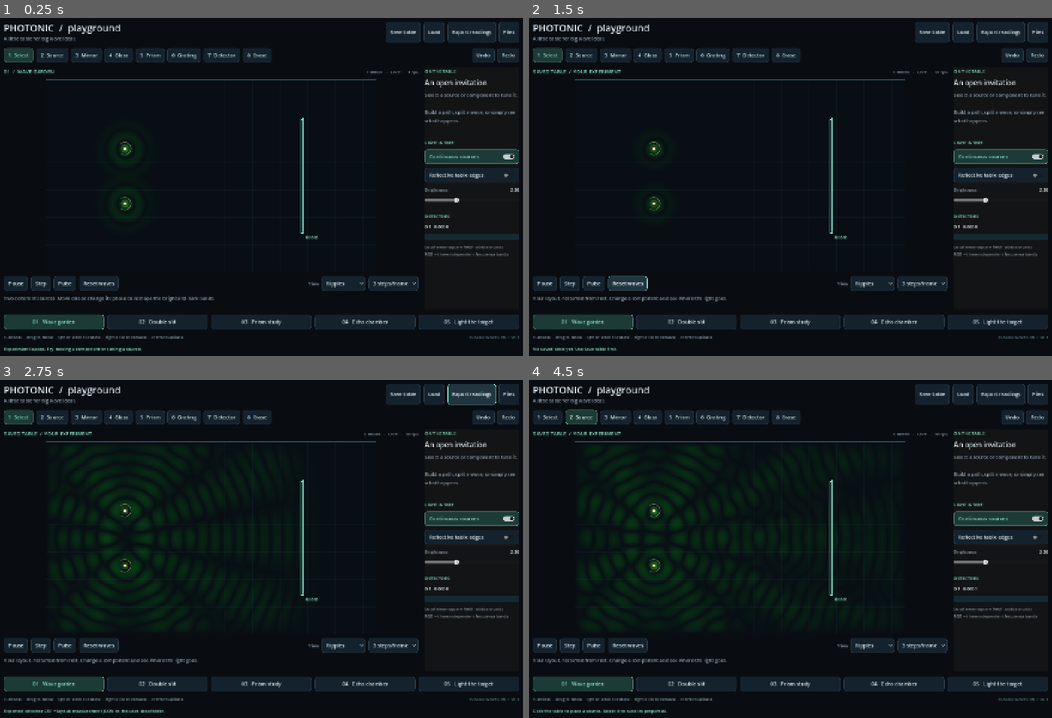
Above: before the commit, frames 1-4 (two rows, left to right).
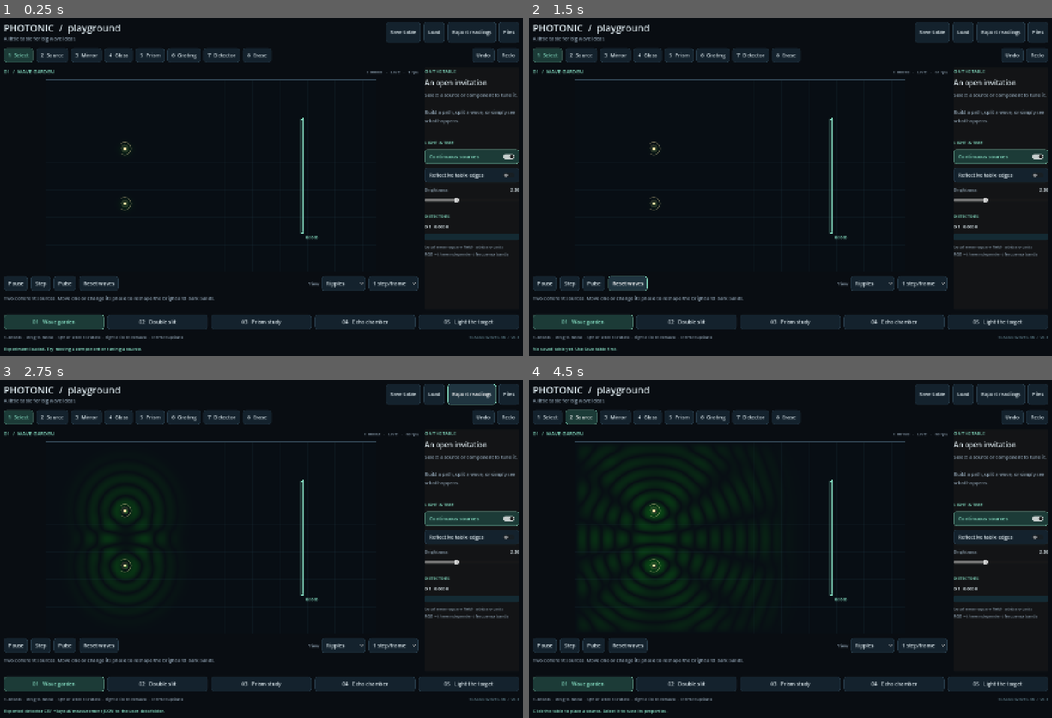
Above: after the commit, the same moments.

Repository: PedalCore/Photonic-Playground
Game: Godot game, scene res://scenes/main.tscn
Two runs of this game, one before a commit and one after it. Both use one fixed random seed, a clock stepped at 60 frames per second and the inputs below.
Inputs:
- Up to frame 1 (0.25 s): no input
- Up to frame 2 (1.5 s): click "Load" at 0.5 s; click "Reset waves" at 1.25 s
- Up to frame 3 (2.75 s): click "Export readings" at 2 s
- Up to frame 4 (4.5 s): click "Files" at 2.75 s; click "1 Select" at 3.5 s; click "2 Source" at 4.25 s

The runs differ from the first frame. In frame 1, 0.1% of the frame differs, in the area x 23-79%, y 15-80%; in frame 2, 0.5%; in frame 3, 0.4%; in frame 4, 1.2%, in the area x 0-86%, y 15-84%.

Commit message:
Polish playback defaults and persistence after native validation

Diff:
--- a/scripts/main.gd
+++ b/scripts/main.gd
@@ -180,7 +180,7 @@
 	var speed_menu := OptionButton.new()
 	for item in ["1 step/frame", "3 steps/frame", "6 steps/frame"]:
 		speed_menu.add_item(item)
-	speed_menu.select(1)
+	speed_menu.select(0)
 	speed_menu.item_selected.connect(func(i: int): table.speed = [1, 3, 6][i])
 	transport.add_child(speed_menu)
 	guide_label = label(Library.NOTES[0], 13, MUTED)
@@ -370,7 +370,8 @@
 	table.save_layout()
 
 func table_load() -> void:
-	table.load_layout()
+	if not table.load_layout():
+		return
 	emission_button.set_pressed_no_signal(table.solver.emitting)
 	title_label.text = "SAVED TABLE  /  YOUR EXPERIMENT"
 	guide_label.text = "Your layout, restarted from rest. Change a component and see where the light goes."
@@ -448,7 +449,7 @@
 	table.save_layout()
 	var saved: Dictionary = table.snapshot()
 	table.components.clear()
-	table.load_layout()
+	assert(table.load_layout())
 	assert(table.components.size() == saved.components.size())
 	assert(Table.validate_snapshot(table.snapshot()).is_empty())
 	table.export_measurements()
--- a/scripts/optical_table.gd
+++ b/scripts/optical_table.gd
@@ -15,7 +15,7 @@
 var selected: int = -1
 var tool: String = "select"
 var running: bool = true
-var speed: int = 3
+var speed: int = 1
 var exposure: float = 2.3
 var view_mode: int = 0
 var preset: int = 0
@@ -310,8 +310,6 @@
 	solver.reset()
 	traces.clear()
 	last_sample = 0
-	if not solver.emitting:
-		solver.pulse()
 	update_textures()
 
 func snapshot() -> Dictionary:
@@ -354,19 +352,19 @@
 	dirty = false
 	notice.emit("Saved optical_table.json in your Godot user-data folder.")
 
-func load_layout() -> void:
+func load_layout() -> bool:
 	if not FileAccess.file_exists("user://optical_table.json"):
 		notice.emit("No saved table yet. Use Save table first.")
-		return
+		return false
 	var file := FileAccess.open("user://optical_table.json", FileAccess.READ)
 	if file == null or file.get_length() > 262144:
 		notice.emit("Could not read layout, or file exceeds 256 KB.")
-		return
+		return false
 	var data: Variant = JSON.parse_string(file.get_as_text())
 	var error := validate_snapshot(data)
 	if not error.is_empty():
 		notice.emit(error)
-		return
+		return false
 	remember()
 	components = data.components.duplicate(true)
 	for c in components:
@@ -377,8 +375,10 @@
 	solver.pulsing = false
 	selected = -1
 	apply_layout(true)
+	dirty = false
 	selection_changed.emit()
 	notice.emit("Table loaded. Waves restarted from rest.")
+	return true
 
 func export_measurements() -> void:
 	var stem := "user://measurement_%s" % Time.get_datetime_string_from_system().replace(":", "-")
--- a/scripts/wave_solver.gd
+++ b/scripts/wave_solver.gd
@@ -42,6 +42,7 @@
 	energy.fill(0.0)
 	tick = 0
 	pulse_start = 0
+	pulsing = false
 
 func pulse() -> void:
 	pulsing = true
--- a/tests/test_solver.gd
+++ b/tests/test_solver.gd
@@ -16,6 +16,10 @@
 	var zero = Solver.new(48, 40)
 	zero.step(12)
 	check(zero.total_energy() == 0.0, "rest remains rest")
+	zero.emitting = false
+	zero.pulse()
+	zero.reset()
+	check(not zero.pulsing and zero.tick == 0, "reset cancels an in-flight pulse")
 	var src := Library.component("source", 24, 20, 0, 0)
 	src.band = 1
 	var one = Solver.new(48, 40)
Not shown, changed: .github/workflows/check.yml
Not shown, changed: .gitignore
Not shown, changed: README.md
Not shown, changed: docs/model.md
